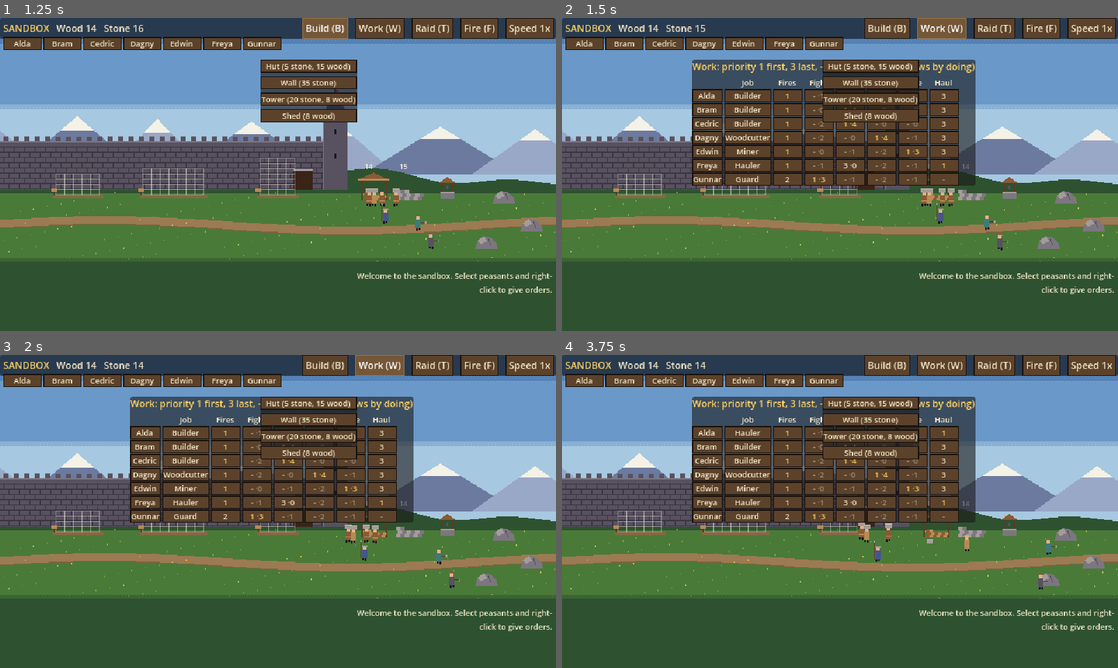
Above: before the commit, frames 1-4 (two rows, left to right).
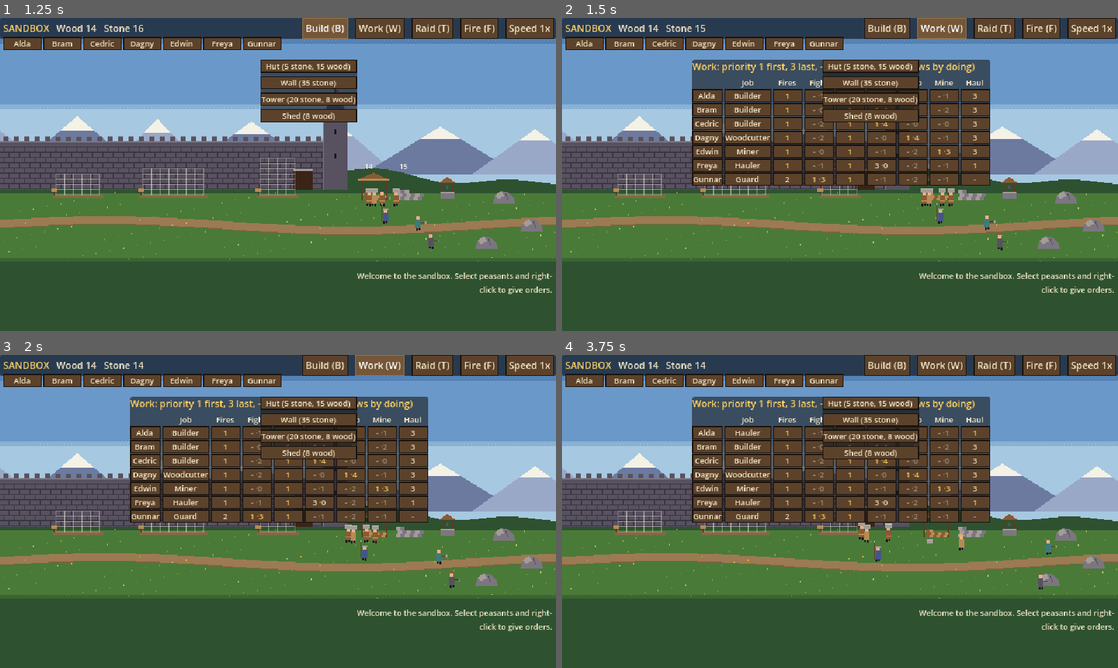
Above: after the commit, the same moments.

Repository: henrikmoepe-del/basebygger
Game: Godot game, scene res://sandbox/sandbox.tscn
Same seed, same stepped clock (60 frames per second), same inputs: the game is played once before the commit and once after it. This scene is started directly instead of the project's main scene.
Inputs:
- Up to frame 1 (1.25 s): click "Build (B)" at 0.5 s
- Up to frame 2 (1.5 s): click "Work (W)" at 1.25 s
- Up to frame 3 (2 s): no input
- Up to frame 4 (3.75 s): click "Builder" at 2 s; click "Woodcutter" at 2.75 s; click "Miner" at 3.5 s

Frame 1 is identical in both runs. In frame 2, 2.2% of the frame differs, in the area x 50-77%, y 13-54%; in frame 3, 2.2%; in frame 4, 2.3%, in the area x 50-77%, y 13-63%.

Commit message:
Sandbox: rescue the hurt to beds in a finished Hut; fix hauling loose items
Claiming a loose item marked it as taken, so nobody ever picked it up.

Co-Authored-By: Claude Opus 5.5 <noreply@anthropic.com>
Claude-Session: https://claude.ai/code/session_01KRfBmN2ZEbarco8VY7eoa6

Diff:
--- a/sandbox/sandbox.gd
+++ b/sandbox/sandbox.gd
@@ -232,6 +232,9 @@
 			list = rocks
 		"haul":
 			list = items
+		"rescue":
+			# The hurt, not yet carried and with no raider standing over them.
+			list = peasants.filter(func(o): return o != p and o.is_open() and o.carried_by == null and nearest_raider(o.position, 50.0) == null)
 	for t in list:
 		if not t.is_open() or t.workers.size() >= t.capacity():
 			continue
@@ -245,8 +248,6 @@
 			score += 80.0 * t.workers.size()
 			if t.urgent:
 				score -= 1000.0
-		if work == "haul" and t.carried_by != null:
-			continue
 		if score < best_score:
 			best_score = score
 			best = t
@@ -272,6 +273,14 @@
 	return {"kind": work, "target": best, "score": best_score}
 
 
+## A finished Hut with a free bed, or null.
+func free_bed() -> Node2D:
+	for s in sites:
+		if s.has_beds() and s.sleepers.size() < SbData.HUT_BEDS:
+			return s
+	return null
+
+
 func nearest_peasant(at: Vector2, within: float) -> Node2D:
 	var best: Node2D = null
 	var d := within
@@ -360,6 +369,9 @@
 
 ## What a right-click at this point means: an order for the selected.
 func order_at(at: Vector2) -> Dictionary:
+	for p in peasants:
+		if p.is_open() and p.hit(at):
+			return {"kind": "rescue", "target": p}
 	for list_kind in [[raiders, "fight"], [fires, "firefight"], [items, "haul"], [trees, "chop"], [rocks, "mine"], [sites, "build"]]:
 		for t in list_kind[0]:
 			if t.is_open() and t.hit(at):
@@ -401,7 +413,7 @@
 	var best: Node2D = null
 	var d := 60.0
 	for it in items:
-		if it.carried_by != null and it.carried_by != p:
+		if not it.workers.is_empty() and not it.workers.has(p):
 			continue
 		var id: float = at.distance_to(it.position)
 		if id < d:
--- a/sandbox/sb_data.gd
+++ b/sandbox/sb_data.gd
@@ -10,10 +10,10 @@
 ## the player comes before all of it, until it is done or released.
 
 ## Kinds of work, in the order they are shown in the priority grid.
-const WORK := ["firefight", "fight", "build", "chop", "mine", "haul"]
+const WORK := ["firefight", "fight", "rescue", "build", "chop", "mine", "haul"]
 
 const WORK_NAMES := {
-	"firefight": "Fires", "fight": "Fight", "build": "Build",
+	"firefight": "Fires", "fight": "Fight", "rescue": "Rescue", "build": "Build",
 	"chop": "Chop", "mine": "Mine", "haul": "Haul",
 }
 
@@ -21,15 +21,15 @@
 ## Anything missing from "work" is 0 (never).
 const JOBS := {
 	"builder": {"name": "Builder", "tunic": Color("#8a5a34"),
-		"work": {"firefight": 1, "build": 1, "haul": 3}},
+		"work": {"firefight": 1, "rescue": 1, "build": 1, "haul": 3}},
 	"woodcutter": {"name": "Woodcutter", "tunic": Color("#3f7a78"),
-		"work": {"firefight": 1, "chop": 1, "haul": 3}},
+		"work": {"firefight": 1, "rescue": 1, "chop": 1, "haul": 3}},
 	"miner": {"name": "Miner", "tunic": Color("#575160"),
-		"work": {"firefight": 1, "mine": 1, "haul": 3}},
+		"work": {"firefight": 1, "rescue": 1, "mine": 1, "haul": 3}},
 	"hauler": {"name": "Hauler", "tunic": Color("#b88a54"),
-		"work": {"firefight": 1, "haul": 1, "build": 3}},
+		"work": {"firefight": 1, "rescue": 1, "haul": 1, "build": 3}},
 	"guard": {"name": "Guard", "tunic": Color("#45558a"),
-		"work": {"fight": 1, "firefight": 2}},
+		"work": {"fight": 1, "firefight": 2, "rescue": 1}},
 }
 
 ## Work that has a skill: it grows by doing it (see sb_peasant.gd `learn`).
@@ -63,6 +63,11 @@
 }
 
 const BUILD_ORDER := ["hut", "wall", "tower", "shed"]
+
+## Beds in a finished Hut; the hurt get better faster in one.
+const HUT_BEDS := 2
+const HEAL := 0.15
+const HEAL_IN_BED := 0.6
 
 ## How many peasants work one thing at a time when choosing for themselves.
 ## Orders from the player ignore these.
--- a/sandbox/sb_item.gd
+++ b/sandbox/sb_item.gd
@@ -3,7 +3,6 @@
 ## hauled to the stockyard.
 
 var res := "wood"
-var carried_by: Node2D = null
 
 
 func setup(res_: String) -> void:
@@ -11,12 +10,8 @@
 	res = res_
 
 
-func is_open() -> bool:
-	return carried_by == null
-
-
 func hit(p: Vector2) -> bool:
-	return carried_by == null and Rect2(position + Vector2(-7, -7), Vector2(14, 10)).has_point(p)
+	return Rect2(position + Vector2(-7, -7), Vector2(14, 10)).has_point(p)
 
 
 func work_spot(_peasant: Node2D) -> Vector2:
--- a/sandbox/sb_peasant.gd
+++ b/sandbox/sb_peasant.gd
@@ -28,6 +28,13 @@
 var hp := 10.0
 var max_hp := 10.0
 var downed := false
+## While down: who carries them, and the Hut whose bed they lie in.
+var carried_by: Node2D = null
+var bed: Node2D = null
+## Down and already brought somewhere safe (a bed, or by the well).
+var _safe := false
+## The hurt peasant this one is carrying.
+var _patient: Node2D = null
 var selected := false
 ## The player's order, or empty. Same shape as a task.
 var order := {}
@@ -101,10 +108,18 @@
 
 
 func capacity() -> int:
-	return 99
+	return 1
+
+
+## As a target: a peasant can be worked on (rescued) while down and not
+## yet somewhere safe.
+func is_open() -> bool:
+	return downed and not _safe
 
 
 func hit(p: Vector2) -> bool:
+	if not visible:
+		return false
 	if downed:
 		return Rect2(position + Vector2(-9, -6), Vector2(18, 8)).has_point(p)
 	return Rect2(position + Vector2(-5, -18), Vector2(10, 20)).has_point(p)
@@ -199,6 +214,8 @@
 	match task.get("kind", ""):
 		"supply":
 			return prefix + "bringing %s to %s" % [task.res, t.label()]
+		"rescue":
+			return prefix + ("carrying %s to safety" % t.label() if _patient == t else "going to help %s" % t.label())
 		"build":
 			if _short != "":
 				return prefix + "waiting for %s for %s" % [_short, t.label()]
@@ -245,11 +262,24 @@
 	_walking = false
 	_anim = ""
 	if downed:
-		# Lying hurt; gets up again once no raider is near.
+		if carried_by != null:
+			if not is_instance_valid(carried_by) or carried_by.downed:
+				carried_by = null
+			else:
+				# On someone's shoulders: they draw us.
+				position = carried_by.position
+				visible = false
+				return
+		visible = true
+		# Lying hurt; gets better once no raider is near, faster in a bed.
 		if world.nearest_raider(position, 80.0) == null:
-			hp += 0.6 * delta
-			if hp >= max_hp * 0.5:
+			hp += (SbData.HEAL_IN_BED if bed != null else SbData.HEAL) * delta
+			if hp >= max_hp * (0.9 if bed != null else 0.5):
 				downed = false
+				_safe = false
+				if bed != null and is_instance_valid(bed):
+					bed.sleepers.erase(self)
+				bed = null
 				world.announce("%s is back on their feet." % person_name)
 		queue_redraw()
 		return
@@ -336,8 +366,6 @@
 		# Bringing material to a site is not building there.
 		if task.get("kind", "") != "supply":
 			t.claim(self)
-		if t.kind == "item":
-			t.carried_by = self
 		if task.get("kind", "") == "supply":
 			t.incoming[task.res] += 1
 
@@ -346,8 +374,6 @@
 	var t = task.get("target")
 	if t != null and is_instance_valid(t):
 		t.release(self)
-		if t.kind == "item" and t.carried_by == self:
-			t.carried_by = null
 		if task.get("kind", "") == "supply":
 			t.incoming[task.res] = maxi(t.incoming[task.res] - 1, 0)
 	task = {}
@@ -379,6 +405,8 @@
 			_end_task()
 		return
 	match task.get("kind", ""):
+		"rescue":
+			_do_rescue(t, delta)
 		"build":
 			_do_build(t, delta)
 		"supply":
@@ -445,6 +473,38 @@
 			_finish_unit()
 
 
+## Picks up a hurt peasant and carries them to a free bed in a Hut, or to
+## the well if there is none.
+func _do_rescue(patient: Node2D, delta: float) -> void:
+	if _patient != patient:
+		if carrying != "":
+			_drop()
+		if patient.carried_by != null and patient.carried_by != self:
+			_end_task()
+			return
+		if _go(patient.position + Vector2(-6, 0), delta):
+			patient.carried_by = self
+			_patient = patient
+			carrying = "person"
+		return
+	var hut: Node2D = world.free_bed()
+	var spot: Vector2 = hut.bed_spot(hut.sleepers.size()) if hut != null else world.well.position + Vector2(-16, 6)
+	if _go(spot + Vector2(-6, 0), delta):
+		patient.carried_by = null
+		patient.position = spot
+		patient._safe = true
+		if hut != null:
+			patient.bed = hut
+			hut.sleepers.append(patient)
+			world.announce("%s brought %s to a bed." % [person_name, patient.person_name])
+		_patient = null
+		carrying = ""
+		if task.get("forced", false):
+			_order_done()
+		else:
+			_end_task()
+
+
 ## Brings one load of material from the stockyard to a building site.
 func _do_supply(site: Node2D, delta: float) -> void:
 	var res: String = task.res
@@ -552,6 +612,10 @@
 
 ## Puts what one carries down on the ground, for someone to haul later.
 func _drop() -> void:
+	if carrying == "person" and _patient != null and is_instance_valid(_patient):
+		_patient.carried_by = null
+		_patient.position = position + Vector2(4, 1)
+		_patient = null
 	if carrying == "wood" or carrying == "stone":
 		world.spawn_item(carrying, position + Vector2(4, 1))
 	carrying = ""
@@ -578,9 +642,14 @@
 	if _hurt > 0.0:
 		tunic = SbData.WHITE
 	if downed:
+		if bed != null:
+			# In bed: a straw mattress and a blanket.
+			draw_rect(Rect2(-8, -2, 16, 2), SbData.THATCH)
 		draw_rect(Rect2(-6, -4, 10, 4), tunic)
 		draw_rect(Rect2(4, -4, 4, 4), SbData.SKIN1)
 		draw_rect(Rect2(-9, -3, 3, 2), SbData.INK)
+		if bed != null:
+			draw_rect(Rect2(-7, -4, 10, 3), SbData.TEAL)
 		_draw_marks(-8.0)
 		return
 	var t := Time.get_ticks_msec() / 1000.0
@@ -624,6 +693,11 @@
 		"stone":
 			draw_rect(Rect2(-4, bob - 21, 8, 5), SbData.STONE3)
 			draw_rect(Rect2(-4, bob - 21, 8, 1), SbData.STONE4)
+		"person":
+			if _patient != null and is_instance_valid(_patient):
+				draw_rect(Rect2(-6, bob - 17, 10, 3), SbData.JOBS[_patient.job].tunic)
+				draw_rect(Rect2(4, bob - 18, 3, 3), SbData.SKIN1)
+				draw_rect(Rect2(-8, bob - 16, 2, 2), SbData.INK)
 		"water":
 			draw_rect(Rect2(3, bob - 9, 4, 4), SbData.WOOD1)
 			draw_rect(Rect2(3, bob - 9, 4, 1), SbData.SKY2)
--- a/sandbox/sb_site.gd
+++ b/sandbox/sb_site.gd
@@ -19,6 +19,8 @@
 var incoming := {"wood": 0, "stone": 0}
 ## Builders choosing for themselves prefer a site marked urgent.
 var urgent := false
+## The hurt lying in this building's beds (a finished Hut).
+var sleepers: Array = []
 var selected := false
 ## The material actually laid in each place so far (a builder may bring the
 ## material of the course below when two arrive at once).
@@ -61,6 +63,14 @@
 
 
 ## Where delivered material lies: a pile at the front left of the site.
+func has_beds() -> bool:
+	return done() and title == "Hut"
+
+
+func bed_spot(i: int) -> Vector2:
+	return position + Vector2(-8.0 + 14.0 * float(i), 3.0)
+
+
 func pile_spot() -> Vector2:
 	return position + Vector2(-width() / 2.0 - 8.0, 8.0)
 
--- a/sandbox/tests/shots.gd
+++ b/sandbox/tests/shots.gd
@@ -22,6 +22,8 @@
 	"queue": {"steps": [[1.0, "queue"], [1.5, "shot"]]},
 	# Three builders drafted and sent to meet a raid.
 	"draft": {"steps": [[2.0, "draft"], [0.1, "raid"], [11.0, "shot"], [4.0, "shot"]]},
+	# Two peasants go down; others carry them to the beds of the finished Hut.
+	"rescue": {"steps": [[1.0, "hurt"], [5.0, "shot"], [10.0, "shot"]]},
 	"box": {"steps": [[2.0, "box"], [0.1, "goto"], [0.4, "shot"]]},
 }
 
@@ -105,6 +107,15 @@
 			w.select(w.peasants.filter(func(p): return p.job == "builder"))
 			w.toggle_draft_selected()
 			w.give_order(Vector2(-220, 40))
+		"hurt":
+			var hut: Node2D = w.sites[0]
+			while not hut.done():
+				hut.add_block(hut.next_material())
+			w.peasants[3].position = Vector2(-120, 50)
+			w.peasants[4].position = Vector2(-100, 30)
+			w.peasants[3].damage(100.0)
+			w.peasants[4].damage(100.0)
+			w.camera.position = Vector2(-60, -20)
 		"work":
 			w.peasants[3].cycle_prio("haul")
 			w.hud.toggle_work()
--- a/sandbox/tests/test_sandbox.gd
+++ b/sandbox/tests/test_sandbox.gd
@@ -53,6 +53,11 @@
 	var supplied := await _wait(60.0, func(): return w.sites.any(func(s): return s.stock.stone + s.stock.wood > 0))
 	_check(supplied, "the hauler brings material to a building site")
 
+	var stone_in: int = w.stockyard.stock.stone
+	var lying_id: int = w.spawn_item("stone", Vector2(150, 50)).get_instance_id()
+	var hauled := await _wait(60.0, func(): return not is_instance_id_valid(lying_id) or instance_from_id(lying_id).is_queued_for_deletion())
+	_check(hauled, "a loose stone is picked up by someone by themselves")
+
 	# 2. Order three builders to the Tower.
 	var builders: Array = w.peasants.filter(func(p): return p.job == "builder")
 	var tower: Node2D = w.sites[2]
@@ -95,7 +100,7 @@
 	w.give_order(w.well.position + Vector2(0, 20), true)
 	_check(hauler.queue.size() == 1, "Shift + right-click queues an order after the first")
 	var moved_on := await _wait(120.0, func(): return hauler.task.get("kind", "") == "goto")
-	_check(moved_on and not tree2.is_open(), "after chopping the whole tree the hauler goes on to the queued order")
+	_check(moved_on and not tree2.is_open(), "after chopping the whole tree the hauler goes on to the queued order (task %s, order %s, queue %d, wood left %d)" % [hauler.task.get("kind", ""), hauler.order.get("kind", ""), hauler.queue.size(), tree2.wood])
 	w.release_selected()
 
 	# 5. A fire in the stockyard is put out.
@@ -109,7 +114,7 @@
 	w.toggle_draft_selected()
 	_check(drafted.all(func(p): return p.drafted and p.task.get("kind", "") != "build"), "drafting stops their work")
 	w.give_order(Vector2(-200, 40))
-	await _wait(10.0)
+	await _wait(25.0)
 	_check(drafted.all(func(p): return p.position.distance_to(Vector2(-200, 40)) < 20.0 and p.order.is_empty()), "drafted peasants go where sent and hold there")
 	w.start_raid(3)
 	var engaged := await _wait(40.0, func(): return drafted.any(func(p): return p.task.get("kind", "") == "fight"))
@@ -144,6 +149,19 @@
 	_check(miner.skill.mine == before + 1, "practice raises a skill a level")
 	_check(miner.skill_mult("mine") > miner.skill_mult("build") or miner.skill.mine <= miner.skill.build, "a higher skill works faster")
 
+	# 9. Rescue: a hurt peasant is carried to a bed in the finished Hut.
+	var hut: Node2D = w.sites[0]
+	while not hut.done():
+		hut.add_block(hut.next_material())
+	var hurt: Node2D = w.peasants.filter(func(p): return p.job == "woodcutter")[0]
+	hurt.damage(100.0)
+	_check(hurt.downed, "a peasant can go down")
+	var safe := await _wait(60.0, func(): return hurt._safe)
+	_check(safe, "someone carries the hurt peasant to safety by themselves")
+	_check(hut.sleepers.size() > 0, "the hurt lie in the Hut's beds (%d of 2)" % hut.sleepers.size())
+	var up := await _wait(120.0, func(): return not hurt.downed and hut.sleepers.is_empty())
+	_check(up, "they get better and get up again, and the beds are free")
+
 	_check(_off_band == 0, "nobody leaves the ground band (%d frames off it)" % _off_band)
 	print("ALL PASSED" if _fails == 0 else "%d FAILED" % _fails)
 	quit(1 if _fails > 0 else 0)
Binary file added: sandbox/shots/rescue.png
Not shown, changed: sandbox/README.md
